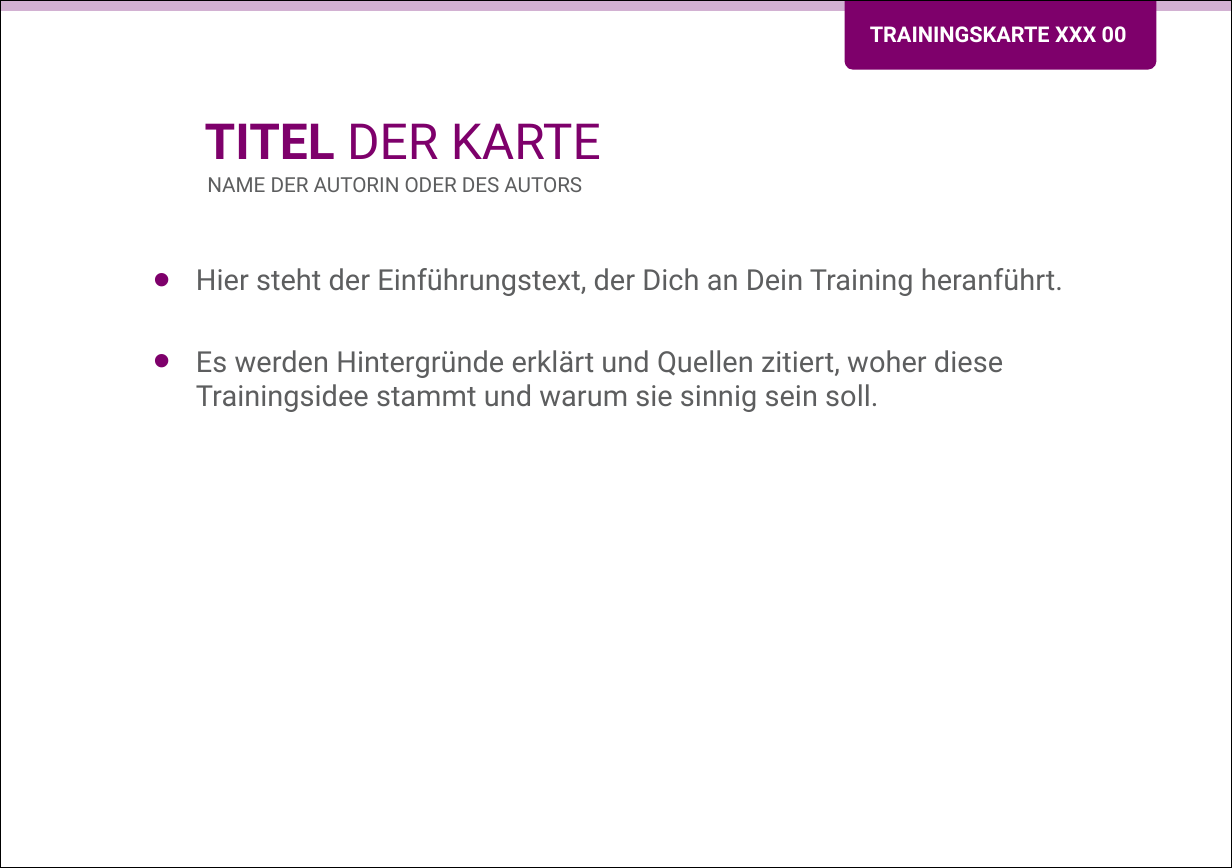
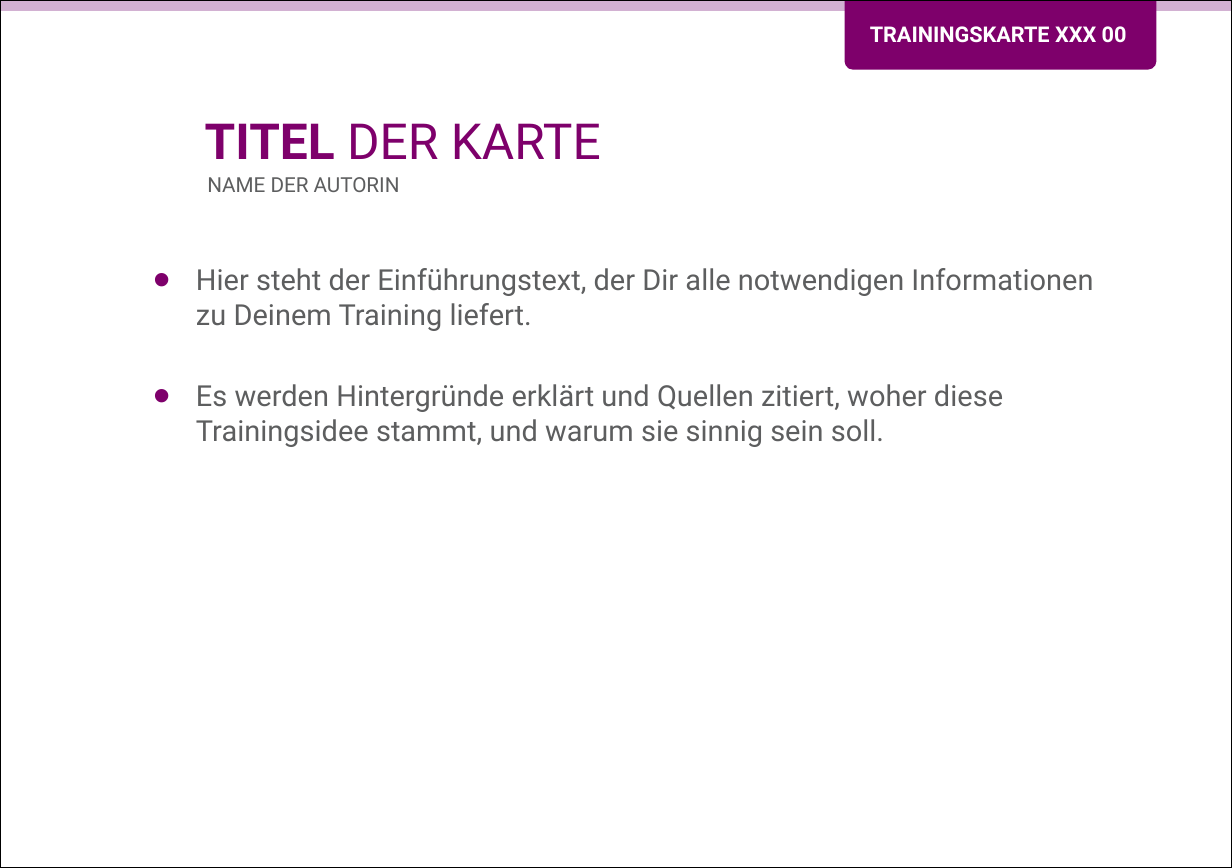
Before and after one commit to Teamtool/training-materials, a slide deck: slide 1 of training-cards/music moves/01_musicmoves_templates/Aufbau_einer_Karte.pptx. Drawn at 1232x868 pixels with LibreOffice and Linux fonts; fonts in the diff are those of the drawing; background and template pictures are left out. Boxes give left, top, right and bottom in pixels: in the first picture for what was removed or moved away, otherwise in the second. Text is boxed around its words. In the diff, an @@ line names an element or a change of style, - is before the commit and + after.

Commit message:
Aufbau einer Karte
Anpassungen für die Promotion.

```diff
--- a/training-cards/music moves/01_musicmoves_templates/Aufbau_einer_Karte.pptx
+++ b/training-cards/music moves/01_musicmoves_templates/Aufbau_einer_Karte.pptx
@@ subtitle at <box>207,177,400,192</box>: text changed @@
-NAME DER AUTORIN ODER DES AUTORS
+NAME DER AUTORIN
@@ text at <box>196,268,1093,447</box>: text changed @@
-• Hier steht der Einführungstext, der Dich an Dein Training heranführt.
-• Es werden Hintergründe erklärt und Quellen zitiert, woher diese Trainingsidee stammt und warum sie sinnig sein soll.
+• Hier steht der Einführungstext, der Dir alle notwendigen Informationen zu Deinem Training liefert.
+• Es werden Hintergründe erklärt und Quellen zitiert, woher diese Trainingsidee stammt, und warum sie sinnig sein soll.
```
Also in this commit, not shown: 1 other slide changed, 1 other file.
